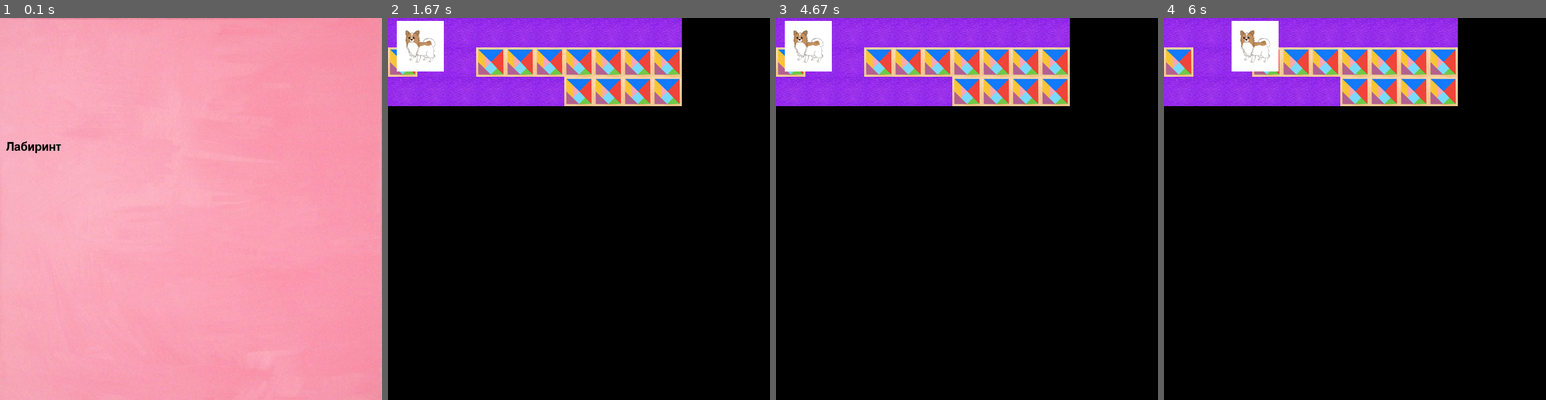
Above: before the commit, frames 1-4 (left to right).
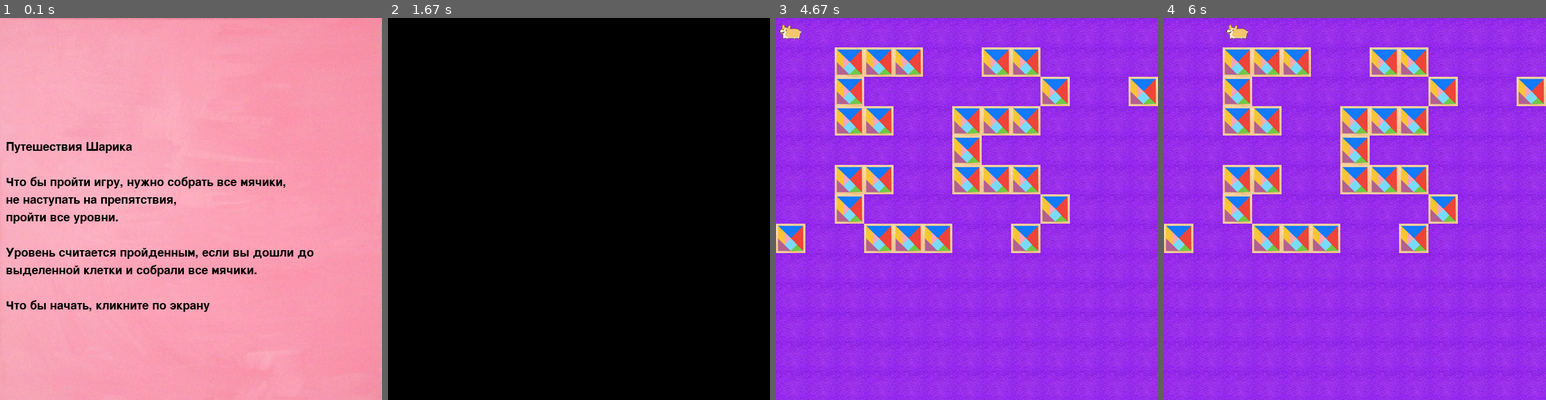
Above: after the commit, the same moments.

Repository: Churina-Margaery/-Pygame-Project
Game: pygame game, started from main.py
The game is run twice, just before and just after one commit, with the same random seed, the same clock (stepped at 60 frames per second) and the same inputs.
Inputs:
- Up to frame 1 (0.1 s): no input
- Up to frame 2 (1.67 s): hold Right 0.33-0.8 s
- Up to frame 3 (4.67 s): no input
- Up to frame 4 (6 s): hold Right 4.97-5.43 s; hold Right from 5.8 s (still down)

The runs differ from the first frame. In frame 1, 3.9% of the frame differs, in the area x 1-83%, y 32-77%; in frame 2, 18%; in frame 3, 89%, in the area x 0-100%, y 0-100%; in frame 4, 89%.

Commit message:
Add files via upload

Diff:
--- a/data/map.txt
+++ b/data/map.txt
@@ -1,3 +1,15 @@
-@#########
-.##.
-######
+@################
+...##.##.######
+##########.##.##
+##..##.##.##.##
+##.##.##.##.###
+##.##..##.##.##
+##.##########.##
+##....##.######
+##################
+###############
+###############
+###############
+###############
+###############
+###############
--- a/main.py
+++ b/main.py
@@ -8,7 +8,6 @@
 FPS = 50
 WIDTH = 650
 HEIGHT = 650
-maze(1, 1)
 
 
 def load_level(filename):
@@ -39,7 +38,16 @@
 
 
 def start_screen():
-    intro_text = ["Лабиринт"]
+    intro_text = ["Путешествия Шарика",
+                  "",
+                  "Что бы пройти игру, нужно собрать все мячики,",
+                  "не наступать на препятствия,",
+                  "пройти все уровни.",
+                  "",
+                  "Уровень считается пройденным, если вы дошли до",
+                  "выделенной клетки и собрали все мячики.",
+                  "",
+                  "Что бы начать, кликните по экрану"]
 
     fon = pygame.transform.scale(load_image('fon.jpg'), (WIDTH, HEIGHT))
     screen.blit(fon, (0, 0))
@@ -64,8 +72,8 @@
         clock.tick(FPS)
 
 
-tile_images = {'wall': load_image('box.png'), 'empty': load_image('grass.png')}
-player_image = load_image('mar.png')
+tile_images = {'wall': load_image('box.png'), 'empty': load_image('carpet.png')}
+player_image = load_image('dog.png')
 
 tile_width = tile_height = 50
 
@@ -102,9 +110,10 @@
     def __init__(self, pos_x, pos_y):
         super().__init__(player_group, all_sprites)
         self.image = player_image
-        self.rect = self.image.get_rect().move(tile_width * pos_x + 15, tile_height * pos_y + 5)
+        self.rect = self.image.get_rect().move(tile_width * pos_x, tile_height * pos_y)
 
 
+maze(4, 4)
 size = WIDTH, HEIGHT
 screen = pygame.display.set_mode(size)
 clock = pygame.time.Clock()
@@ -125,7 +134,7 @@
                     player.rect.x -= 50
                     player_group.draw(screen)
             if event.key == pygame.K_RIGHT:
-                if player.rect.x <= 650:
+                if player.rect.x < 600:
                     tiles_group.draw(screen)
                     player.rect.x += 50
                     player_group.draw(screen)
@@ -135,7 +144,7 @@
                     player.rect.y -= 50
                     player_group.draw(screen)
             if event.key == pygame.K_DOWN:
-                if player.rect.y <= 650:
+                if player.rect.y < 600:
                     tiles_group.draw(screen)
                     player.rect.y += 50
                     player_group.draw(screen)
--- a/maze.py
+++ b/maze.py
@@ -28,14 +28,15 @@
     for i in range(mh):
         if i == 0:
             t = ['##' if x else '.' for x in m[i][1:]]
-            print("@"+''.join(x for x in t).rjust(9, "#"), file=f)
+            print("@"+''.join(x for x in t).ljust(15, "#"), file=f)
         elif i % 2 == 0:
             t = ['##' if x else '.' for x in m[i]]
-            print(''.join(x for x in t), file=f)
+            print(''.join(x for x in t).ljust(15, "#"), file=f)
         else:
             t = ['##.' if x else '.' for x in m[i][::2]]
-            print(''.join(x for x in t), file=f)
-        # print('.' * len(m[i]), file=f)
+            print(''.join(x for x in t).ljust(15, "#"), file=f)
+    for i in range(15 - mh):
+        print("###############", file=f)
     f.close()
 
 
--- a/stars.py
+++ b/stars.py
@@ -4,8 +4,8 @@
 import sys
 
 GRAVITY = -0.008
-width = 500
-height = 500
+width = 650
+height = 650
 screen_rect = (0, 0, width, height)
 all_sprites = pygame.sprite.Group()
 
@@ -69,22 +69,25 @@
             self.kill()
 
 
-size = width, height
-screen = pygame.display.set_mode(size)
-clock = pygame.time.Clock()
-running = True
-while running:
-    for event in pygame.event.get():
-        if event.type == pygame.QUIT:
-            running = False
-        if event.type == pygame.MOUSEBUTTONDOWN:
-            # создаём частицы по щелчку мыши
-            create_particles(pygame.mouse.get_pos())
+def end_screen():
+    size = width, height
+    screen = pygame.display.set_mode(size)
+    clock = pygame.time.Clock()
+    running = True
+    while running:
+        for event in pygame.event.get():
+            if event.type == pygame.QUIT:
+                running = False
+            if event.type == pygame.MOUSEBUTTONDOWN:
+                # создаём частицы по щелчку мыши
+                create_particles(pygame.mouse.get_pos())
 
-    all_sprites.update()
-    screen.fill((0, 0, 0))
-    all_sprites.draw(screen)
-    pygame.display.flip()
-    clock.tick(50)
+        all_sprites.update()
+        screen.fill((0, 0, 0))
+        all_sprites.draw(screen)
+        pygame.display.flip()
+        clock.tick(50)
 
+
+end_screen()
 pygame.quit()
Binary file added: data/caracter.png
Binary file added: data/carpet.png
Binary file added: data/dog.png
